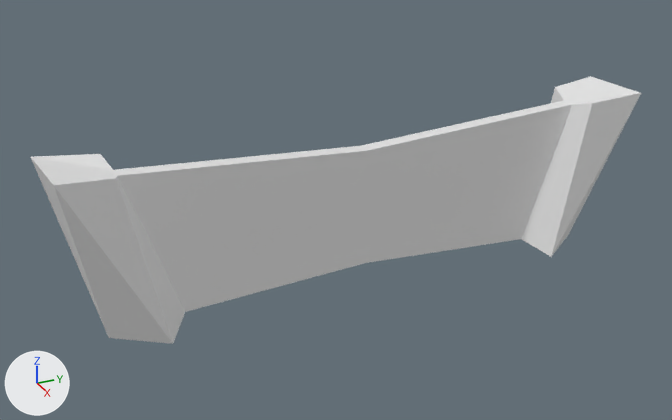
What one commit did to the FBX model Project Bunny/Assets/Art/FBX/Arena/Jacob_Made/Slingshot_Sling_FBX.fbx.
Rendered twice from a 50 mm camera at (9.96, -4.87, 4.9) aimed at (-0.12, -0.34, -0.14). Every picture has the same lights, and +X, +Y and +Z are marked at lower left.

In view in the first picture: 'Slingshot_Sling'.
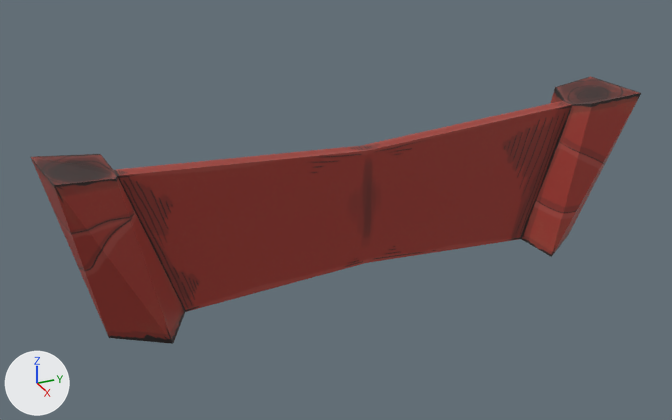
The newer file is also turned or shifted as a whole; pictures and numbers use the older file's frame.

What changed in the scene script:
```text
Add img_slingshotslinguv_png:
    img_slingshotslinguv_png = load_image('SlingshotSlingUV.png', '../../../UV & PNGs/Arena/SlingshotSlingUV.png', 4096, 4096, 'sRGB')
Add mat_material_017:
    mat_material_017 = principled_material('Material.017')
    mat_material_017.texture = img_slingshotslinguv_png
Change me_cube_002:
    where me_cube_002.from_pydata(...)  # 26 vertices, 34 faces; spans x -0.47..0.47, y -3.98..3.98, z -1.21..1.06
    remove me_cube_002.materials.append(mat_material_002)  # white #e7e7e7
    add me_cube_002.materials.append(mat_material_017)  # picture img_slingshotslinguv_png
```

Pixel boxes (x1, y1, x2, y2) of what changed, in the pictures (672 x 420 px):
'Slingshot_Sling', recoloured (grey to red)
    both: (31, 76, 641, 344)
